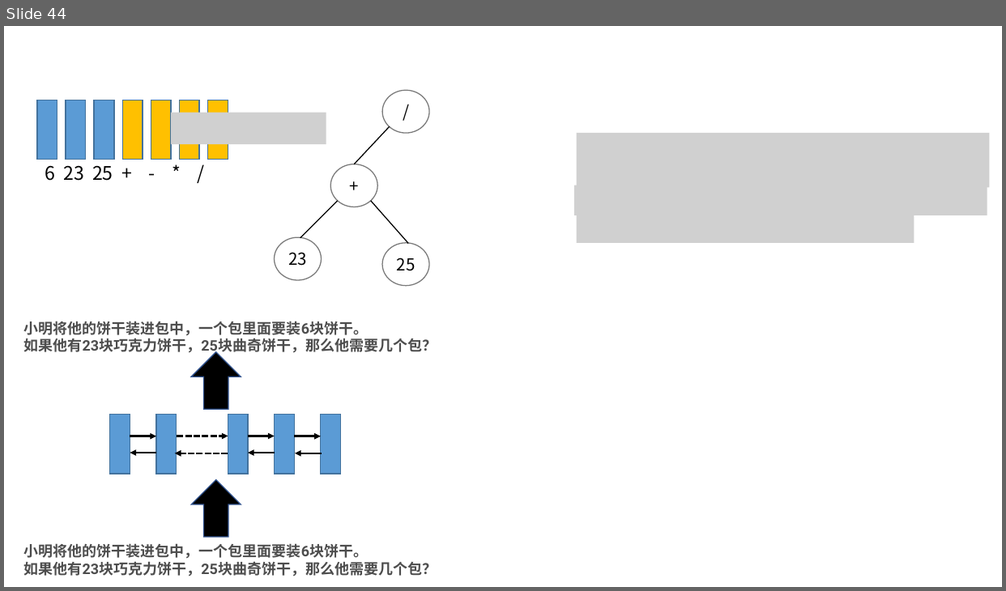
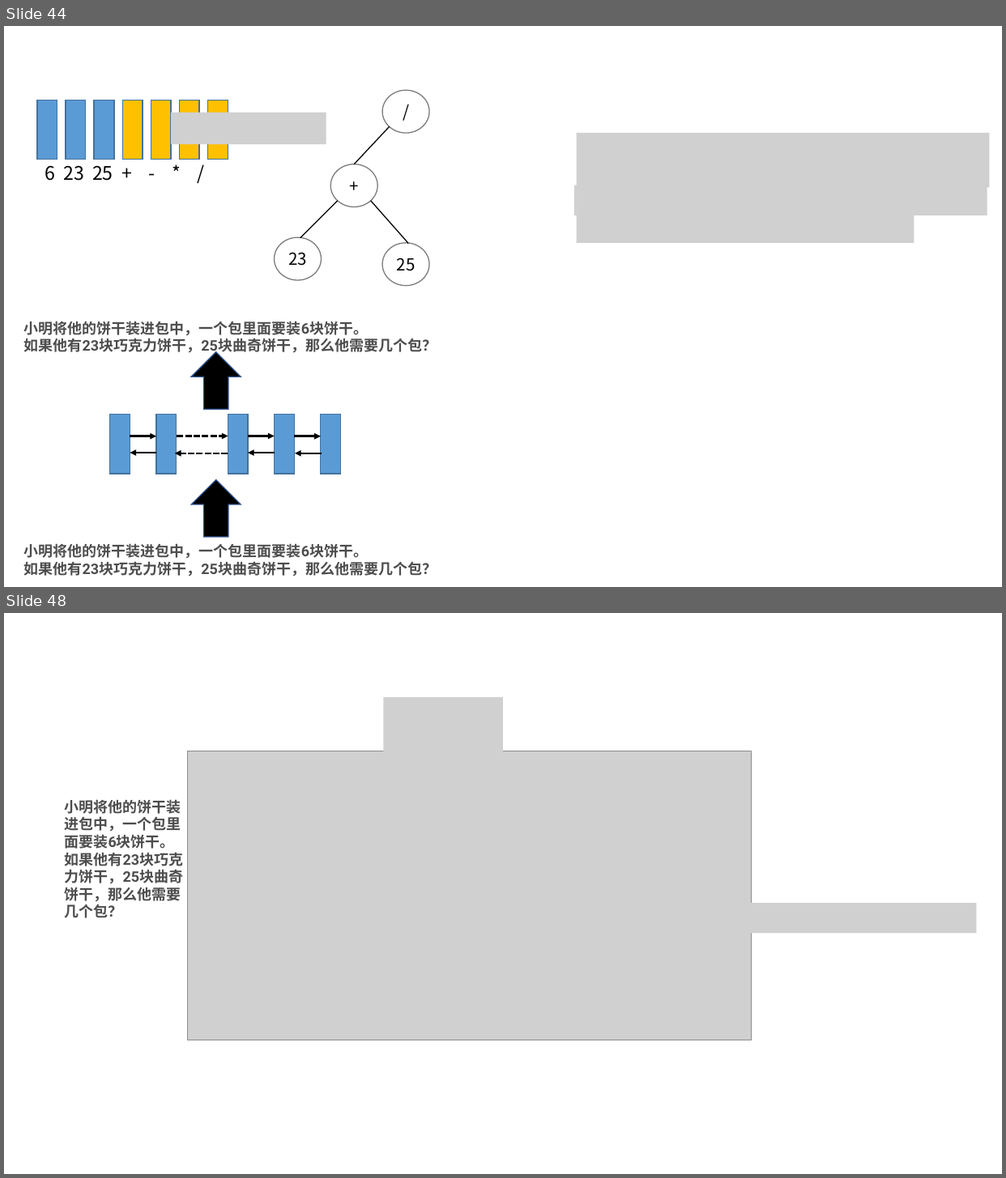
Before and after one commit to xhsun1997/MWP, a slide deck: ppt/mwp.pptx. Shown one above the other, each under a label of ours: slide 44 before the commit, slides 44 and 48 after it; the slides between them are not shown. The pictures are 1006x591 and 1006x1178 pixels, drawn with LibreOffice and Linux fonts; fonts in the diff are those of the drawing; grey boxes stand for pictures. Boxes give left, top, right and bottom in pixels: in the first picture for what was removed or moved away, otherwise in the second. Text is boxed around its words. In the diff, an @@ line names an element or a change of style, - is before the commit and + after.

```diff
--- a/ppt/mwp.pptx
+++ b/ppt/mwp.pptx
@@ slide 48 added at (x1=4, y1=613, x2=1002, y2=1174), background #FFFFFF @@
@@ picture added at (x1=384, y1=697, x2=503, y2=762) @@
@@ picture added at (x1=187, y1=752, x2=752, y2=1041) @@
@@ text added at (x1=65, y1=799, x2=184, y2=918), 14 pt, text #4D4D4D, bold @@
+小明将他的饼干装进包中，一个包里面要装6块饼干。
+如果他有23块巧克力饼干，25块曲奇饼干，那么他需要几个包？
@@ picture added at (x1=709, y1=904, x2=977, y2=934) @@
```
Also in this commit, not shown: 1 slide changed, 8 other slides added, 5 other files.
